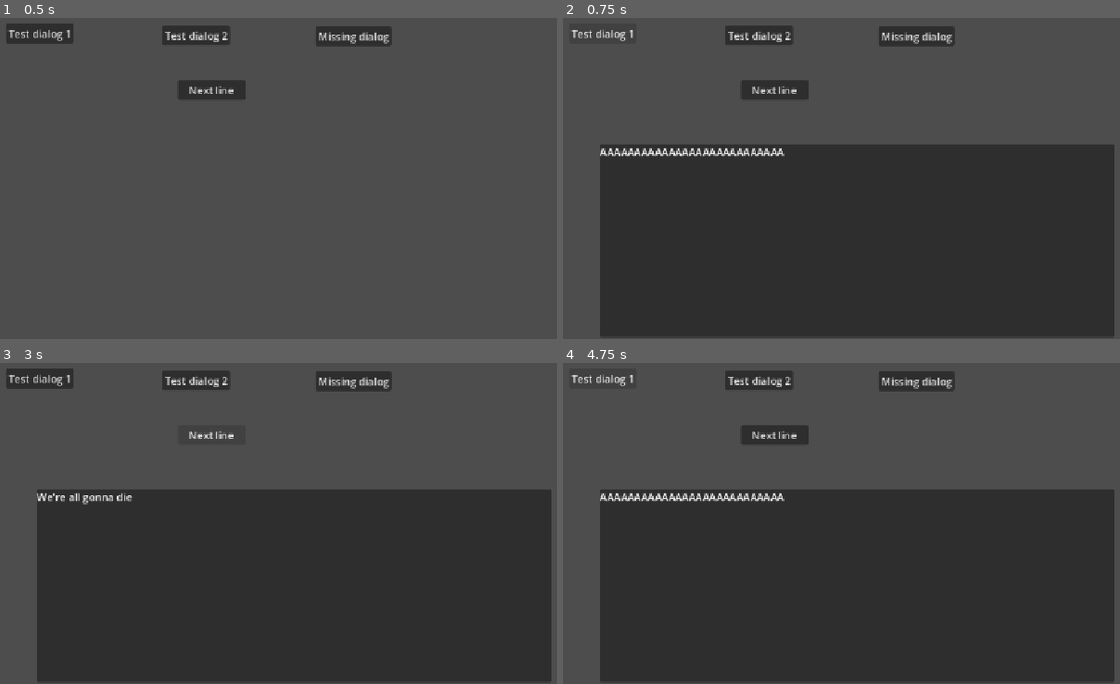
Above: before the commit, frames 1-4 (two rows, left to right).
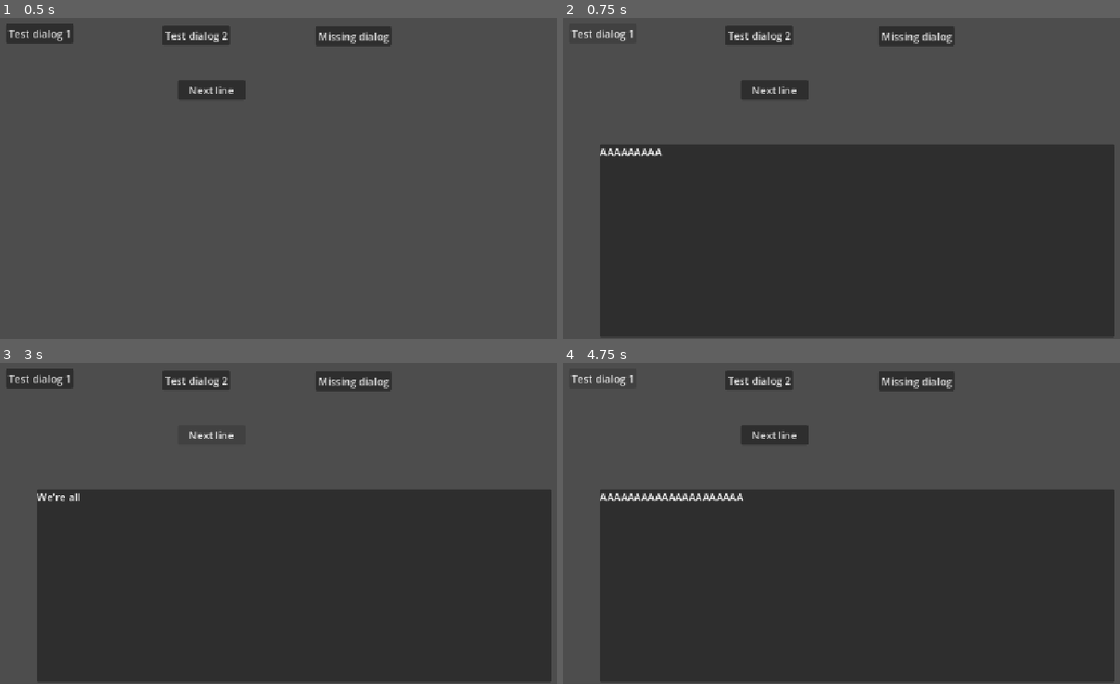
Above: after the commit, the same moments.

Repository: KocerPL/space-yard
Game: Godot game, scene res://scenes/UI/dialog_test.tscn
The game is run twice, just before and just after one commit, with the same random seed, the same clock (stepped at 60 frames per second) and the same inputs. The project has no main scene, so this scene is started directly.
Inputs:
- Up to frame 1 (0.5 s): no input
- Up to frame 2 (0.75 s): click "Test dialog 1" at 0.5 s
- Up to frame 3 (3 s): click "Test dialog 2" at 1.25 s; click "Missing dialog" at 2 s; click "Next line" at 2.75 s
- Up to frame 4 (4.75 s): click "Next line" at 3.5 s; click "Test dialog 1" at 4.25 s

Frame 1 is identical in both runs. In frame 2, 0.4% of the frame differs, in the area x 17-40%, y 40-44%; in frame 3, 0.1%; in frame 4, 0.1%.

Commit message:
Text now appears over time

Diff:
--- a/scenes/UI/dialog_box.tscn
+++ b/scenes/UI/dialog_box.tscn
@@ -36,3 +36,6 @@
 layout_mode = 0
 offset_right = 40.0
 offset_bottom = 23.0
+
+[node name="Timer" type="Timer" parent="." unique_id=668126963]
+wait_time = 0.02
--- a/scripts/UI/dialog_box.gd
+++ b/scripts/UI/dialog_box.gd
@@ -9,11 +9,12 @@
 @onready var background = $Panel
 @onready var text_label: RichTextLabel = $Panel/RichTextLabel
 
-#var timer =
+@onready var text_timer: Timer = $Timer
 
 func _ready():
 	background.visible = false
 	load_scene_text()
+	text_timer.timeout.connect(on_timeout)
 
 
 func start_dialog(dialog_key: String):
@@ -25,7 +26,7 @@
 		return false
 
 	if not scene_text.has(dialog_key):
-		print("Invalid key: {dialog_key}")
+		print("Invalid key: ", dialog_key)
 		return false
 
 	in_progress = true
@@ -46,6 +47,8 @@
 
 func show_text():
 	text_label.text = selected_text.pop_front()
+	text_label.visible_characters = 0
+	text_timer.start()
 
 
 func next_line():
@@ -57,7 +60,15 @@
 	else:
 		end_dialog()
 
+
 func end_dialog():
 	text_label.text = ""
 	background.visible = false
 	in_progress = false
+
+
+func on_timeout():
+	text_label.visible_characters += 1
+
+	if text_label.visible_characters >= text_label.text.length():
+		text_timer.stop()
